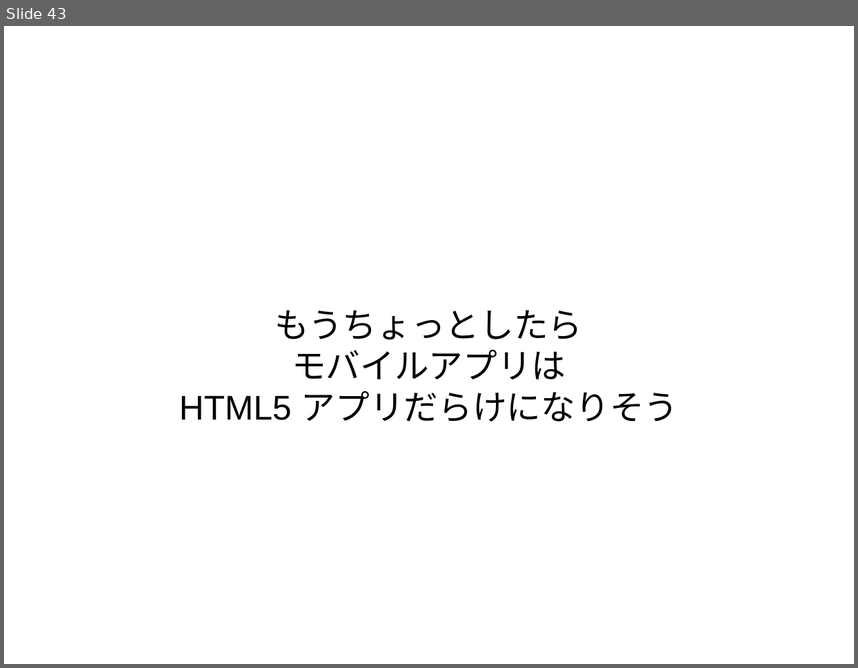
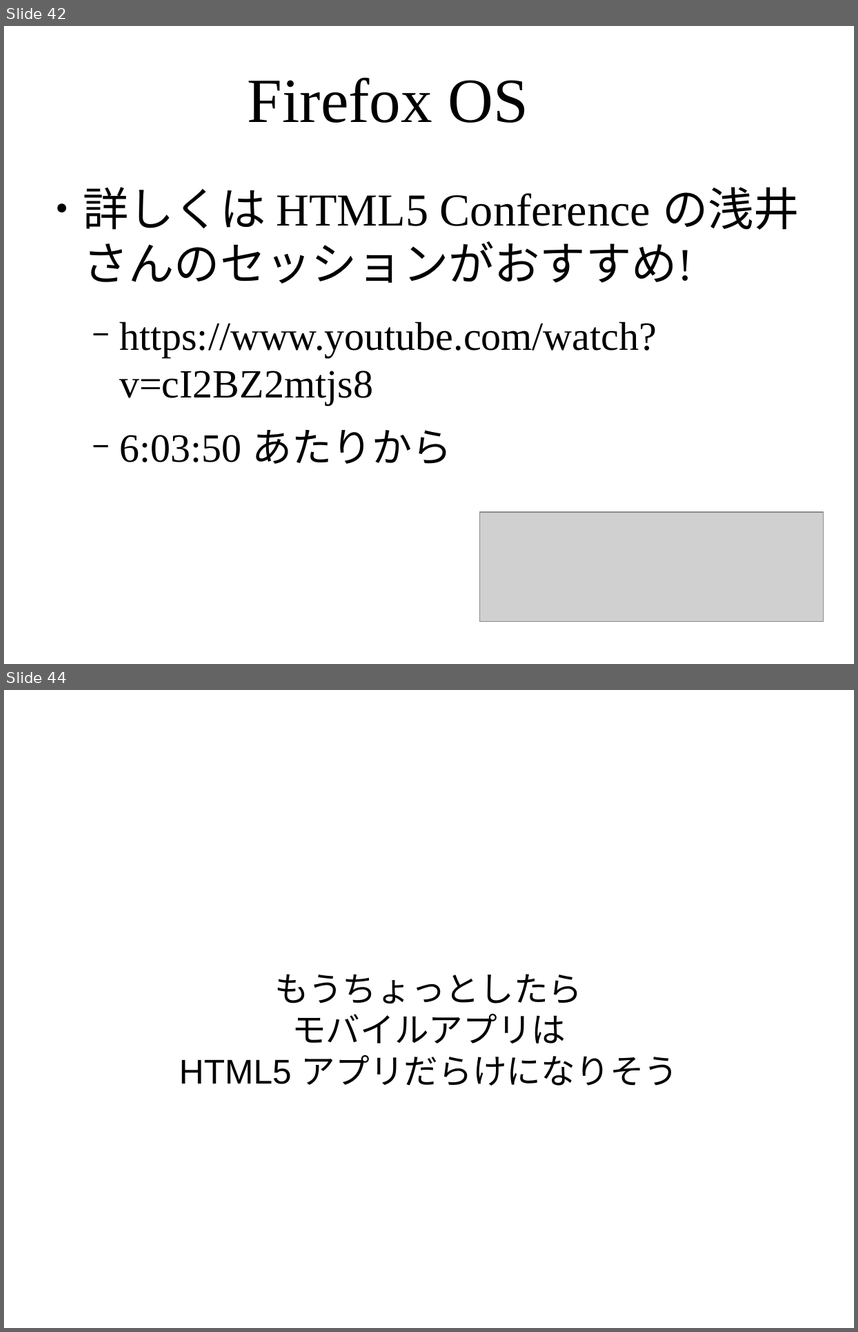
Before and after one commit to masakura/slides, a slide deck: html5jk#1/slide1.odp. Shown one above the other, each under a label of ours: slide 43 before the commit, slides 42 and 44 after it; the slides between them are not shown. The pictures are 858x668 and 858x1332 pixels, drawn with LibreOffice and Linux fonts; fonts in the diff are those of the drawing; grey boxes stand for pictures; background and template pictures are left out. Boxes give left, top, right and bottom in pixels: in the first picture for what was removed or moved away, otherwise in the second. Text is boxed around its words. In the diff, an @@ line names an element or a change of style, - is before the commit and + after.

```diff
--- a/html5jk#1/slide1.odp
+++ b/html5jk#1/slide1.odp
@@ slide 42 added at (x1=4, y1=26, x2=854, y2=664), background picture (left out) @@
@@ title added at (x1=248, y1=78, x2=528, y2=123), 58.7 pt, text #000000 @@
+Firefox OS
@@ text added at (x1=83, y1=187, x2=800, y2=463), 37.4 pt, text #000000 @@
+● 詳しくは HTML5 Conference の浅井さんのセッションがおすすめ!
+  − https://www.youtube.com/watch?v=cI2BZ2mtjs8
+  − 6:03:50 あたりから
@@ picture added at (x1=480, y1=512, x2=824, y2=621) @@
@@ what was slide 43 is now slide 44 @@
```
Also in this commit, not shown: 1 slide changed, 1 slide removed, 1 other file.
